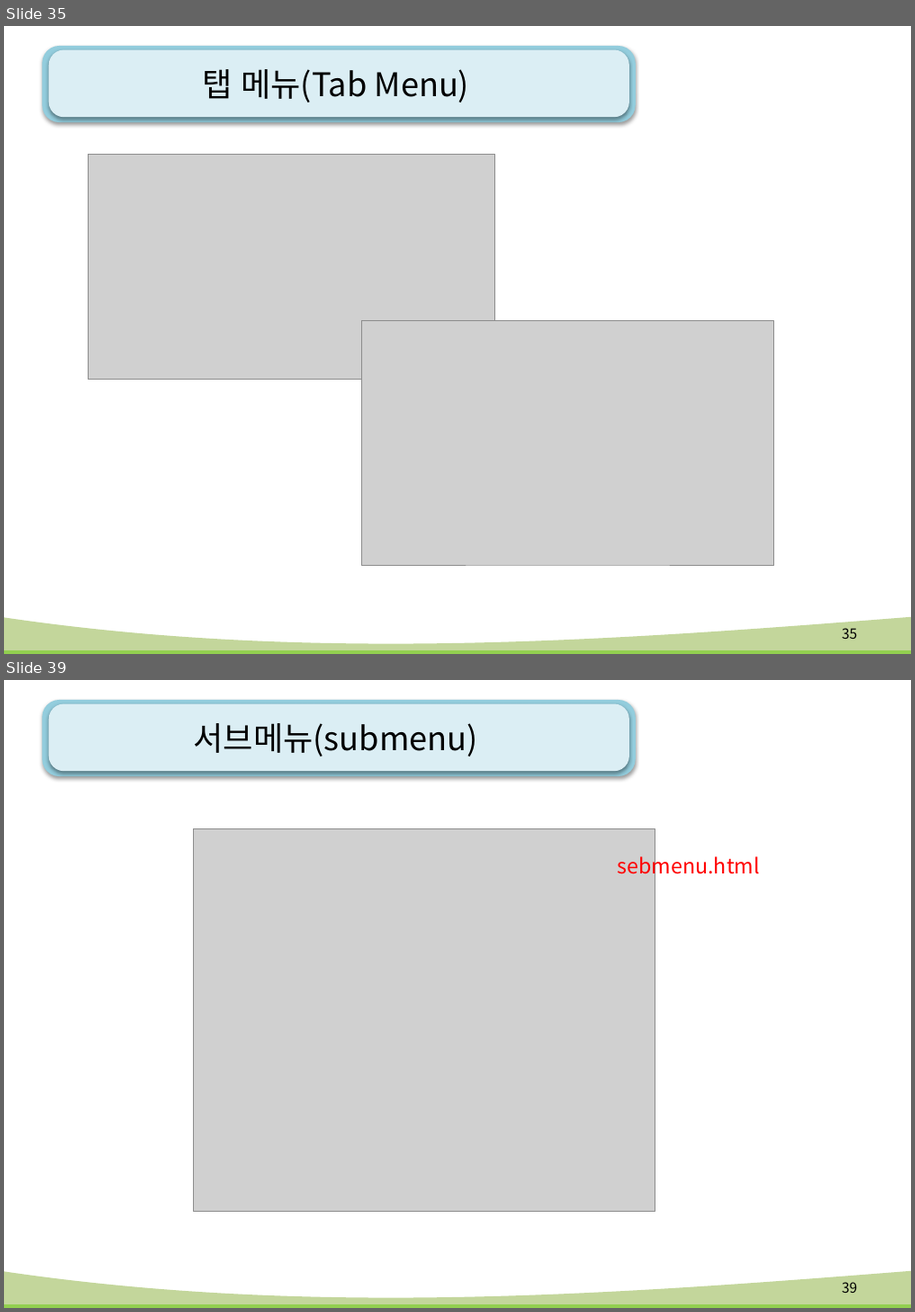
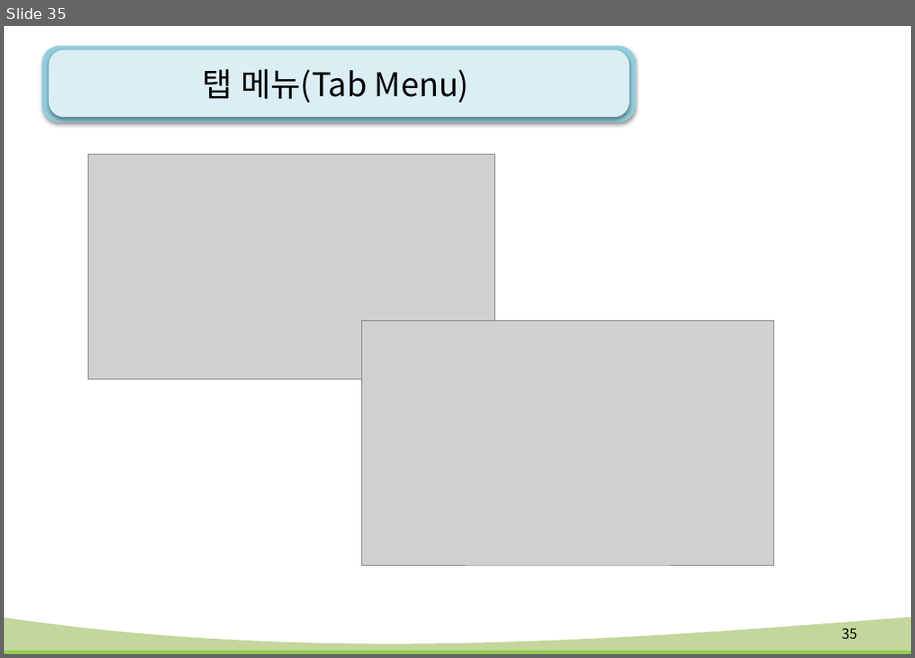
Before and after one commit to kiyongee2/green_project_web, a slide deck: html-css_ppt/9강. css 고급 선택자.pptx. Shown one above the other, each under a label of ours: slides 35 and 39 before the commit, slide 35 after it; the slides between them are not shown. The pictures are 915x1312 and 915x658 pixels, drawn with LibreOffice and Linux fonts; fonts in the diff are those of the drawing; grey boxes stand for pictures; background and template pictures are left out. Boxes give left, top, right and bottom in pixels: in the first picture for what was removed or moved away, otherwise in the second. Text is boxed around its words. In the diff, an @@ line names an element or a change of style, - is before the commit and + after.

```diff
--- a/html-css_ppt/9강. css 고급 선택자.pptx
+++ b/html-css_ppt/9강. css 고급 선택자.pptx
@@ slide 39 removed at (4,680,911,1308), background #FFFFFF; not listed: 4 template elements that a slide beside it also shows @@
@@ title removed at (194,723,478,756) @@
-서브메뉴(submenu)
@@ picture removed at (194,829,656,1211) @@
@@ text removed at (618,853,760,880) @@
-sebmenu.html
@@ page number removed at (842,1282,857,1293) @@
-39
```
Also in this commit, not shown: 17 slides changed, 2 other slides removed, 33 other files.
